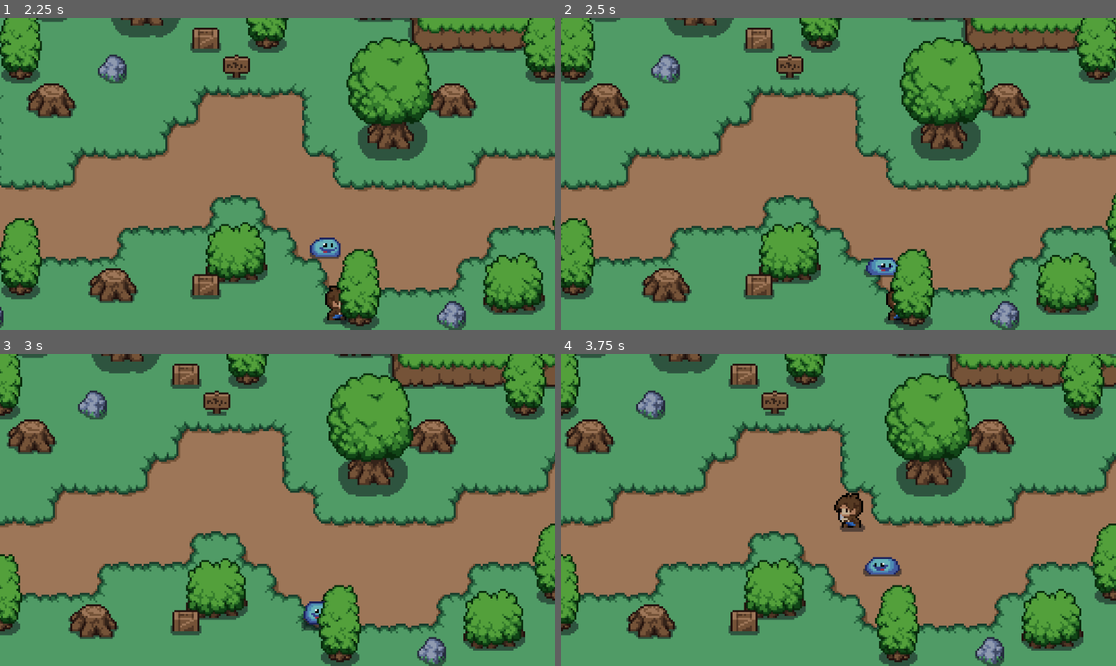
Above: before the commit, frames 1-4 (two rows, left to right).
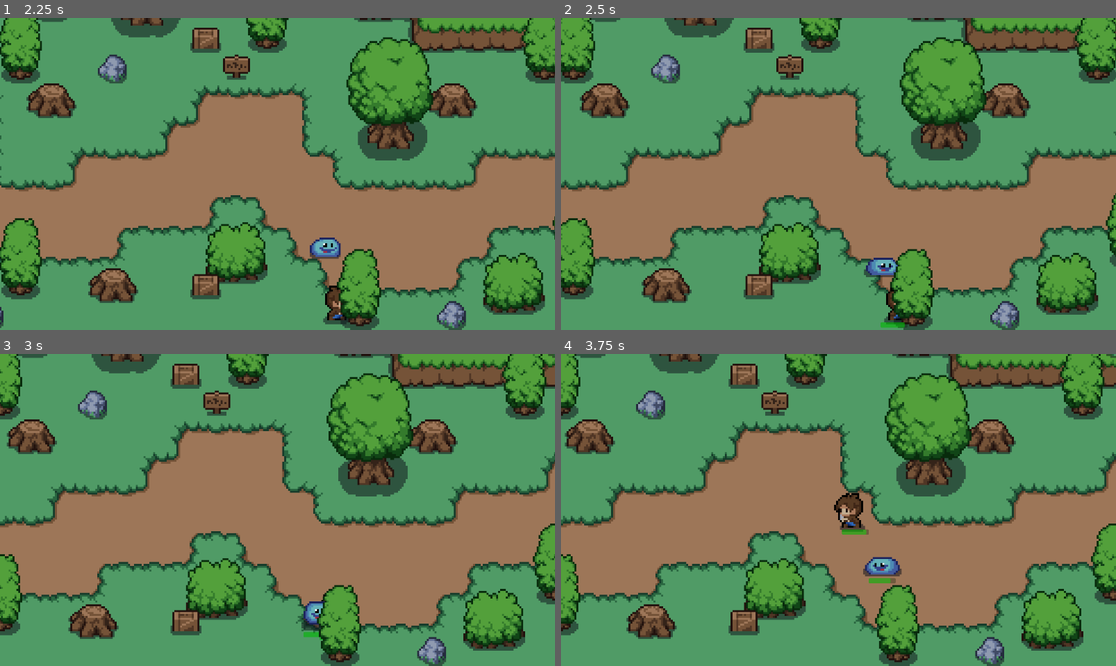
Above: after the commit, the same moments.

Repository: dtakahashi333/FirstActionRPG
Game: Godot game, scene res://scenes/world.tscn
The game is run twice, just before and just after one commit, with the same random seed, the same clock (stepped at 60 frames per second) and the same inputs. The project has no main scene, so this scene is started directly.
Inputs:
- Up to frame 1 (2.25 s): hold Right (ui_right) 0.53-1.28 s; hold E (attack) 0.53-1.28 s; hold Down (ui_down) 1.28-2.03 s; tap E (attack) at 1.35 s; hold Right (ui_right) from 2.03 s (still down); hold E (attack) from 2.03 s (still down)
- Up to frame 2 (2.5 s): keep holding Right (ui_right); keep holding E (attack)
- Up to frame 3 (3 s): release Right (ui_right) at 2.78 s; release E (attack) at 2.78 s; hold Up (ui_up) from 2.78 s (still down); tap E (attack) at 2.85 s
- Up to frame 4 (3.75 s): release Up (ui_up) at 3.53 s; hold Left (ui_left) from 3.53 s (still down); hold E (attack) from 3.53 s (still down)

Frame 1 is identical in both runs. In frame 2, less than 0.1% of the frame differs, in the area x 57-62%, y 97-100%; in frame 3, less than 0.1%; in frame 4, 0.2%, in the area x 50-61%, y 56-74%.

Commit message:
Add a health bar to player and enemy.

Diff:
--- a/scenes/enemy.tscn
+++ b/scenes/enemy.tscn
@@ -137,7 +137,6 @@
 
 [node name="enemy" type="CharacterBody2D"]
 script = ExtResource("1_cppgw")
-metadata/_edit_group_ = true
 
 [node name="AnimatedSprite2D" type="AnimatedSprite2D" parent="."]
 position = Vector2(0, -6)
@@ -164,6 +163,15 @@
 
 [node name="take_damage_cooldown" type="Timer" parent="."]
 
+[node name="health_bar" type="ProgressBar" parent="."]
+modulate = Color(0, 1, 0, 1)
+offset_left = -7.0
+offset_top = 3.0
+offset_right = 133.0
+offset_bottom = 30.0
+scale = Vector2(0.1, 0.1)
+show_percentage = false
+
 [connection signal="body_entered" from="detection_area" to="." method="_on_detection_area_body_entered"]
 [connection signal="body_exited" from="detection_area" to="." method="_on_detection_area_body_exited"]
 [connection signal="body_entered" from="enemy_hitbox" to="." method="_on_enemy_hitbox_body_entered"]
--- a/scenes/player.tscn
+++ b/scenes/player.tscn
@@ -427,7 +427,7 @@
 
 [node name="AnimatedSprite2D" type="AnimatedSprite2D" parent="."]
 sprite_frames = SubResource("SpriteFrames_n01rx")
-animation = &"side_walk"
+animation = &"back_attack"
 offset = Vector2(0, -13)
 
 [node name="CollisionShape2D" type="CollisionShape2D" parent="."]
@@ -468,7 +468,22 @@
 drag_horizontal_enabled = true
 drag_vertical_enabled = true
 
+[node name="health_bar" type="ProgressBar" parent="."]
+modulate = Color(0, 1, 0, 1)
+offset_left = -7.0
+offset_top = 5.0
+offset_right = 133.0
+offset_bottom = 32.0
+scale = Vector2(0.1, 0.1)
+max_value = 200.0
+show_percentage = false
+
+[node name="regen_timer" type="Timer" parent="."]
+wait_time = 5.0
+autostart = true
+
 [connection signal="body_entered" from="player_hitbox" to="." method="_on_player_hitbox_body_entered"]
 [connection signal="body_exited" from="player_hitbox" to="." method="_on_player_hitbox_body_exited"]
 [connection signal="timeout" from="attack_cooldown" to="." method="_on_attack_cooldown_timeout"]
 [connection signal="timeout" from="deal_attack_timer" to="." method="_on_deal_attack_timer_timeout"]
+[connection signal="timeout" from="regen_timer" to="." method="_on_regen_timer_timeout"]
--- a/scripts/enemy.gd
+++ b/scripts/enemy.gd
@@ -11,6 +11,7 @@
 func _physics_process(delta: float) -> void:
 
 	deal_with_damage()
+	update_health()
 
 	if player_chase:
 		position += (player.position - position) / speed
@@ -61,3 +62,13 @@
 
 func _on_take_damage_cooldown_timeout() -> void:
 	can_take_damage = true
+
+
+func update_health() -> void:
+	var health_bar = $health_bar
+	health_bar.value = health
+
+	if health_bar.value >= 100:
+		$health_bar.visible = false
+	else:
+		$health_bar.visible = true
--- a/scripts/player.gd
+++ b/scripts/player.gd
@@ -18,6 +18,7 @@
 	enemy_attack()
 	attack()
 	current_camera()
+	update_health()
 	if health <= 0:
 		player_alive = false
 		health = 0
@@ -150,3 +151,22 @@
 	else:
 		$world_camera.enabled = false
 		$cliff_side_camera.enabled = true
+
+
+func update_health() -> void:
+	var health_bar = $health_bar
+	health_bar.value = health
+
+	if health >= 200:
+		$health_bar.visible = false
+	else:
+		$health_bar.visible = true
+
+
+func _on_regen_timer_timeout() -> void:
+	if health <= 0:
+		return
+	if health < 200:
+		health += 20
+		if health > 200:
+			health = 200
Not shown, changed: .gitignore
